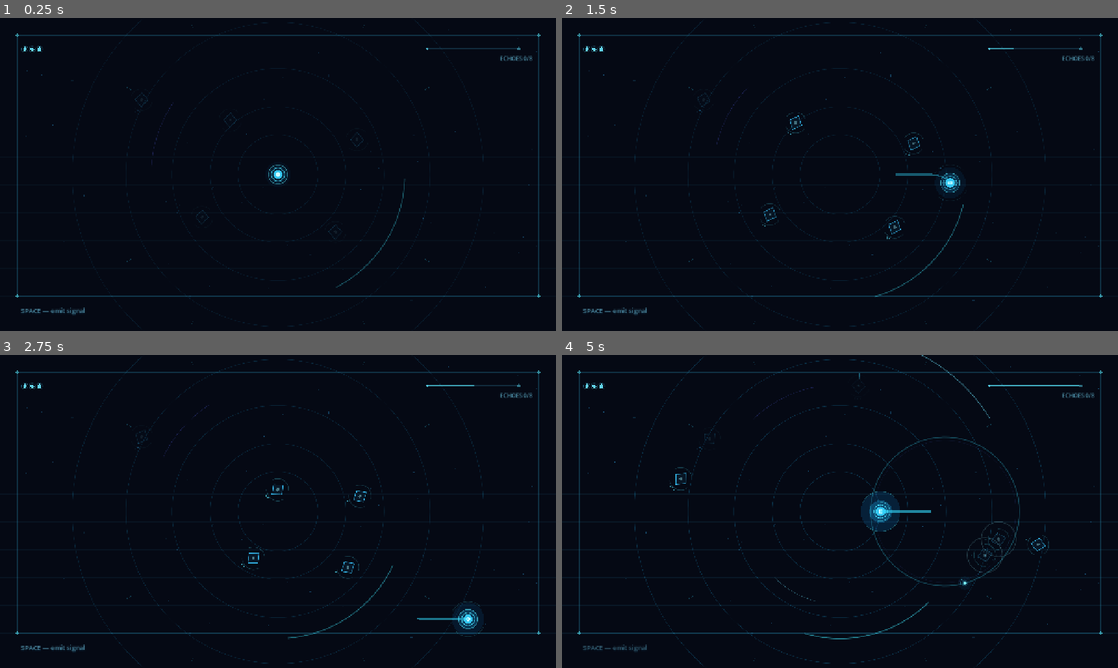
Above: before the commit, frames 1-4 (two rows, left to right).
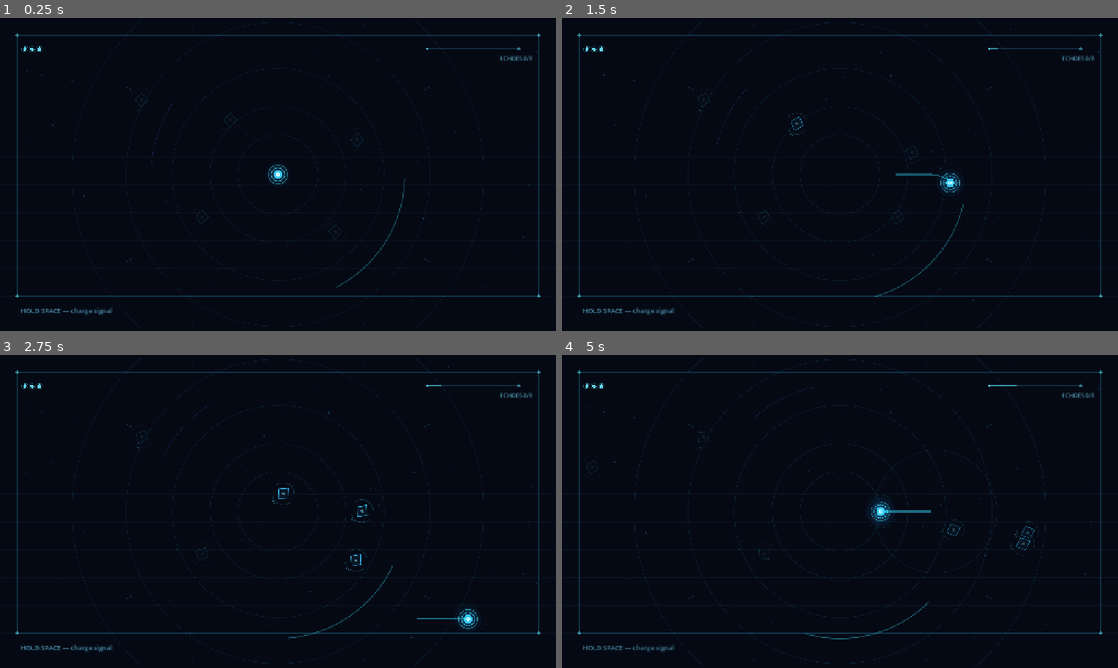
Above: after the commit, the same moments.

Repository: Gustavo-Wallace/hollow-signal
Game: Godot game, scene res://scenes/main.tscn
Same seed, same stepped clock (60 frames per second), same inputs: the game is played once before the commit and once after it.
Inputs:
- Up to frame 1 (0.25 s): no input
- Up to frame 2 (1.5 s): tap Enter (ui_accept) at 0.5 s; hold D (move_right) 0.53-1.28 s; hold Enter (ui_accept) 0.53-1.28 s; hold S (move_down) from 1.28 s (still down); tap R at 1.35 s
- Up to frame 3 (2.75 s): tap Enter (ui_accept) at 1.52, 1.55, 1.82 s; release S (move_down) at 2.03 s; hold D (move_right) from 2.03 s (still down); hold Enter (ui_accept) from 2.03 s (still down)
- Up to frame 4 (5 s): release D (move_right) at 2.78 s; release Enter (ui_accept) at 2.78 s; hold W (move_up) 2.78-3.53 s; tap R at 2.85, 4.35 s; tap Enter (ui_accept) at 3.02, 3.05, 3.32, 4.52, 4.55, 4.82 s; hold Enter (ui_accept) 3.53-4.28 s; hold A (move_left) from 3.53 s (still down)

The runs differ from the first frame. In frame 1, 0.2% of the frame differs, in the area x 3-21%, y 92-95%; in frame 2, 0.4%; in frame 3, 0.6%; in frame 4, 1.6%, in the area x 3-94%, y 0-95%.

Commit message:
variable-charge signal pulse

Diff:
--- a/scenes/main.tscn
+++ b/scenes/main.tscn
@@ -58,7 +58,7 @@
 theme_override_constants/shadow_offset_x = 1
 theme_override_constants/shadow_offset_y = 2
 theme_override_font_sizes/font_size = 15
-text = "SPACE — emit signal"
+text = "HOLD SPACE — charge signal"
 
 [node name="EchoCounter" type="Label" parent="Interface" unique_id=622364376]
 offset_left = 984.0
--- a/scripts/arena.gd
+++ b/scripts/arena.gd
@@ -43,13 +43,16 @@
 	queue_redraw()
 
 
-func emit_pulse(origin: Vector2) -> void:
+func emit_pulse(origin: Vector2, charge_ratio: float) -> void:
+	if not is_playing():
+		return
 	var pulse := Node2D.new()
 	pulse.set_script(PULSE_SCRIPT)
 	pulse.position = origin
 	add_child(pulse)
-	camera_shake_time = 0.15
-	camera_shake_strength = 7.0
+	pulse.call("configure", charge_ratio)
+	camera_shake_time = lerpf(0.08, 0.18, charge_ratio)
+	camera_shake_strength = lerpf(2.0, 11.0, charge_ratio)
 
 
 func player_damaged() -> void:
--- a/scripts/echo_wraith.gd
+++ b/scripts/echo_wraith.gd
@@ -124,7 +124,7 @@
 	return true
 
 
-func receive_signal_pulse(origin: Vector2, force: float, damage: int) -> void:
+func receive_signal_pulse(origin: Vector2, force: float, damage: int, signal_stagger_scale: float = 1.0) -> void:
 	if dying:
 		return
 	var push_direction := origin.direction_to(global_position)
@@ -142,7 +142,7 @@
 		exposure_control = 0.72
 	var resistance_control := maxf(0.18, 1.0 - pulse_resistance * 0.74)
 	var dash_control := 0.14 if dash_state == DashState.DASHING else 1.0
-	var control_factor := exposure_control * resistance_control * dash_control
+	var control_factor := exposure_control * resistance_control * dash_control * signal_stagger_scale
 	reveal_time = maxf(reveal_time, REVEAL_DURATION + player_exposure * 0.8)
 	alert_time = maxf(alert_time, lerpf(ALERT_DURATION, 4.1, player_exposure) + progress_pressure * 0.65 + panic_bonus)
 	flash_amount = 1.0
--- a/scripts/player.gd
+++ b/scripts/player.gd
@@ -3,10 +3,14 @@
 const MAX_SPEED := 330.0
 const ACCELERATION := 1250.0
 const DECELERATION := 1650.0
-const PULSE_COOLDOWN := 0.82
+const QUICK_COOLDOWN := 0.42
+const BREAK_COOLDOWN := 1.05
+const CHARGE_FULL_TIME := 0.86
+const MAX_CHARGE_GRACE := 0.4
+const MAX_CHARGE_EXPOSURE_RATE := 0.12
+const MAX_CHARGE_TRACE_RATE := 0.55
 const MAX_HEALTH := 3
 const INVULNERABILITY_DURATION := 1.0
-const EXPOSURE_PER_PULSE := 0.31
 const EXPOSURE_DECAY := 0.05
 const TRACE_MOVE_THRESHOLD := 72.0
 const TRACE_WINDOW := 2.4
@@ -22,8 +26,12 @@
 var destroyed := false
 var trace_anchor := Vector2.ZERO
 var trace_time := 0.0
-var trace_pulses := 0
+var trace_value := 0.0
 var trace_locked := false
+var is_charging := false
+var charge_ratio := 0.0
+var max_charge_hold_time := 0.0
+var current_cooldown_length := QUICK_COOLDOWN
 @onready var trail: Line2D = $Trail
 @onready var signal_hint: Label = $"../Interface/SignalHint"
 
@@ -38,28 +46,27 @@
 
 func _process(delta: float) -> void:
 	if destroyed or not get_parent().is_playing():
+		_cancel_charge()
 		return
 	_move(delta)
 	_update_trail()
 	pulse_cooldown = maxf(0.0, pulse_cooldown - delta)
-	signal_hint.modulate.a = 0.28 + (1.0 - pulse_cooldown / PULSE_COOLDOWN) * 0.72
 	invulnerability_time = maxf(0.0, invulnerability_time - delta)
 	var progress_decay := lerpf(1.0, 0.62, get_parent().get_progress_ratio())
 	exposure = maxf(0.0, exposure - EXPOSURE_DECAY * progress_decay * delta)
 	damage_flash = maxf(0.0, damage_flash - delta * 3.5)
-	if Input.is_action_just_pressed("ui_accept") and pulse_cooldown <= 0.0:
-		get_parent().emit_pulse(global_position)
-		pulse_cooldown = PULSE_COOLDOWN
-		exposure = minf(1.0, exposure + EXPOSURE_PER_PULSE)
-		trace_pulses += 1
+	_update_signal_charge(delta)
 	_update_stationary_trace(delta)
+	signal_hint.modulate.a = 0.95 if is_charging else 0.28 + (1.0 - pulse_cooldown / current_cooldown_length) * 0.72
 	queue_redraw()
 
 
 func _move(delta: float) -> void:
 	var direction := Input.get_vector("move_left", "move_right", "move_up", "move_down")
+	var charge_speed_multiplier := lerpf(1.0, 0.6, charge_ratio) if is_charging else 1.0
+	var current_max_speed := MAX_SPEED * charge_speed_multiplier
 	if direction != Vector2.ZERO:
-		velocity = velocity.move_toward(direction * MAX_SPEED, ACCELERATION * delta)
+		velocity = velocity.move_toward(direction * current_max_speed, ACCELERATION * delta)
 	else:
 		velocity = velocity.move_toward(Vector2.ZERO, DECELERATION * delta)
 	global_position += velocity * delta
@@ -75,22 +82,56 @@
 	trail.default_color.a = 0.14 + minf(velocity.length() / MAX_SPEED, 1.0) * 0.28 + exposure * 0.18
 
 
+func _update_signal_charge(delta: float) -> void:
+	if Input.is_action_just_pressed("ui_accept") and pulse_cooldown <= 0.0:
+		is_charging = true
+		charge_ratio = 0.0
+		max_charge_hold_time = 0.0
+	if not is_charging:
+		return
+	if Input.is_action_pressed("ui_accept"):
+		charge_ratio = minf(1.0, charge_ratio + delta / CHARGE_FULL_TIME)
+		if charge_ratio >= 1.0:
+			max_charge_hold_time += delta
+			if max_charge_hold_time > MAX_CHARGE_GRACE:
+				exposure = minf(1.0, exposure + MAX_CHARGE_EXPOSURE_RATE * delta)
+				trace_value += MAX_CHARGE_TRACE_RATE * delta
+	elif Input.is_action_just_released("ui_accept"):
+		_emit_charged_signal()
+
+
+func _emit_charged_signal() -> void:
+	var signal_strength := maxf(0.08, charge_ratio)
+	get_parent().emit_pulse(global_position, signal_strength)
+	current_cooldown_length = lerpf(QUICK_COOLDOWN, BREAK_COOLDOWN, signal_strength)
+	pulse_cooldown = current_cooldown_length
+	exposure = minf(1.0, exposure + lerpf(0.1, 0.48, signal_strength))
+	trace_value += lerpf(0.28, 1.25, signal_strength)
+	_cancel_charge()
+
+
+func _cancel_charge() -> void:
+	is_charging = false
+	charge_ratio = 0.0
+	max_charge_hold_time = 0.0
+
+
 func _update_stationary_trace(delta: float) -> void:
 	if global_position.distance_to(trace_anchor) >= TRACE_MOVE_THRESHOLD:
 		trace_anchor = global_position
 		trace_time = 0.0
-		trace_pulses = 0
+		trace_value = 0.0
 		if trace_locked:
 			trace_locked = false
 			get_parent().clear_trace_lock()
 		return
 	trace_time += delta
-	if not trace_locked and trace_time >= TRACE_WINDOW and trace_pulses >= 3:
+	if not trace_locked and trace_time >= TRACE_WINDOW and trace_value >= 1.45:
 		trace_locked = true
 		get_parent().activate_trace_lock(global_position)
 	if not trace_locked and trace_time >= TRACE_WINDOW + 0.8:
 		trace_time = 0.0
-		trace_pulses = 0
+		trace_value = 0.0
 
 
 func take_damage(source_position: Vector2) -> void:
@@ -121,13 +162,21 @@
 
 func _draw() -> void:
 	var pulse := sin(Time.get_ticks_msec() * 0.003) * 0.5 + 0.5
-	var cooldown_progress := 1.0 - pulse_cooldown / PULSE_COOLDOWN
+	var cooldown_progress := 1.0 - pulse_cooldown / current_cooldown_length
 	var blink_alpha := 1.0 if invulnerability_time <= 0.0 else 0.38 + 0.62 * absf(sin(Time.get_ticks_msec() * 0.018))
-	var aura_radius := 28.0 + pulse * 3.0 + exposure * 18.0
-	draw_circle(Vector2.ZERO, aura_radius, Color(0.05, 0.5, 0.82, (0.055 + exposure * 0.14) * blink_alpha))
+	var charge_pulse := sin(Time.get_ticks_msec() * (0.004 + charge_ratio * 0.008)) * 0.5 + 0.5
+	var aura_radius := 28.0 + pulse * 3.0 + exposure * 18.0 + charge_ratio * 12.0
+	draw_circle(Vector2.ZERO, aura_radius, Color(0.05, 0.5, 0.82, (0.055 + exposure * 0.14 + charge_ratio * 0.08) * blink_alpha))
 	draw_circle(Vector2.ZERO, 19.0 + pulse * 2.0 + exposure * 7.0, Color(0.1, 0.72, 1.0, (0.12 + exposure * 0.16) * blink_alpha))
 	draw_arc(Vector2.ZERO, 15.0, 0.0, TAU, 48, Color(0.3, 0.9, 1.0, (0.72 + exposure * 0.2) * blink_alpha), 1.2, true)
 	draw_arc(Vector2.ZERO, 22.0, -PI * 0.5, -PI * 0.5 + TAU * cooldown_progress, 32, Color(0.35, 0.93, 1.0, 0.52 * blink_alpha), 1.3, true)
+	if is_charging:
+		var charge_alpha := (0.42 + charge_ratio * 0.48) * blink_alpha
+		draw_arc(Vector2.ZERO, 27.0, -PI * 0.5, -PI * 0.5 + TAU * charge_ratio, 44, Color(0.45, 0.95, 1.0, charge_alpha), 2.0, true)
+		draw_arc(Vector2.ZERO, 32.0 + charge_pulse * 2.0, PI * 0.1, PI * 0.1 + TAU * charge_ratio * 0.55, 32, Color(0.3, 0.82, 1.0, charge_alpha * 0.56), 1.0, true)
+		for angle in [0.0, TAU / 3.0, TAU * 2.0 / 3.0]:
+			var direction := Vector2.RIGHT.rotated(angle + Time.get_ticks_msec() * 0.0015)
+			draw_line(direction * (42.0 - charge_ratio * 12.0), direction * 29.0, Color(0.42, 0.92, 1.0, charge_alpha * charge_ratio), 1.0, true)
 	if exposure > 0.05:
 		draw_arc(Vector2.ZERO, 34.0 + pulse * 5.0 + exposure * 12.0, 0.45, 2.35, 24, Color(0.3, 0.92, 1.0, exposure * 0.38 * blink_alpha), 1.0, true)
 		draw_arc(Vector2.ZERO, 34.0 + pulse * 5.0 + exposure * 12.0, 3.6, 5.5, 24, Color(0.3, 0.92, 1.0, exposure * 0.38 * blink_alpha), 1.0, true)
--- a/scripts/pulse.gd
+++ b/scripts/pulse.gd
@@ -1,16 +1,33 @@
 extends Node2D
 
-const LIFETIME := 0.72
-const MAX_RADIUS := 230.0
-const SIGNAL_FORCE := 132.0
-const SIGNAL_DAMAGE := 1
+const QUICK_RADIUS := 150.0
+const BREAK_RADIUS := 275.0
+const QUICK_LIFETIME := 0.46
+const BREAK_LIFETIME := 0.82
+const QUICK_FORCE := 52.0
+const BREAK_FORCE := 170.0
 
 var age := 0.0
 var affected_targets: Array[Node2D] = []
+var charge_ratio := 0.5
+var lifetime := 0.65
+var max_radius := 215.0
+var signal_force := 110.0
+var signal_damage := 1
+var stagger_scale := 0.7
 
 
 func _ready() -> void:
 	process_mode = Node.PROCESS_MODE_PAUSABLE
+
+
+func configure(charge: float) -> void:
+	charge_ratio = clampf(charge, 0.0, 1.0)
+	lifetime = lerpf(QUICK_LIFETIME, BREAK_LIFETIME, charge_ratio)
+	max_radius = lerpf(QUICK_RADIUS, BREAK_RADIUS, charge_ratio)
+	signal_force = lerpf(QUICK_FORCE, BREAK_FORCE, charge_ratio)
+	signal_damage = 2 if charge_ratio >= 0.75 else 1
+	stagger_scale = lerpf(0.3, 1.0, charge_ratio)
 
 
 func _process(delta: float) -> void:
@@ -20,23 +37,26 @@
 	age += delta
 	_apply_signal_to_reached_targets()
 	queue_redraw()
-	if age >= LIFETIME:
+	if age >= lifetime:
 		queue_free()
 
 
 func _apply_signal_to_reached_targets() -> void:
-	var radius := ease(clampf(age / LIFETIME, 0.0, 1.0), 0.72) * MAX_RADIUS
+	var radius := ease(clampf(age / lifetime, 0.0, 1.0), 0.72) * max_radius
 	for target in get_tree().get_nodes_in_group("echo_wraith"):
 		if target is Node2D and target not in affected_targets and global_position.distance_to(target.global_position) <= radius:
 			affected_targets.append(target)
-			var distance_ratio := global_position.distance_to(target.global_position) / MAX_RADIUS
+			var distance_ratio := global_position.distance_to(target.global_position) / max_radius
 			var force_falloff := lerpf(0.92, 0.42, distance_ratio)
-			target.receive_signal_pulse(global_position, SIGNAL_FORCE * force_falloff, SIGNAL_DAMAGE)
+			target.receive_signal_pulse(global_position, signal_force * force_falloff, signal_damage, stagger_scale)
 
 
 func _draw() -> void:
-	var progress := clampf(age / LIFETIME, 0.0, 1.0)
-	var radius := ease(progress, 0.72) * MAX_RADIUS
-	var alpha := (1.0 - progress) * 0.72
-	draw_arc(Vector2.ZERO, radius, 0.0, TAU, 80, Color(0.22, 0.88, 1.0, alpha), 2.0, true)
-	draw_arc(Vector2.ZERO, maxf(0.0, radius - 8.0), 0.0, TAU, 80, Color(0.34, 0.45, 1.0, alpha * 0.35), 1.0, true)
+	var progress := clampf(age / lifetime, 0.0, 1.0)
+	var radius := ease(progress, 0.72) * max_radius
+	var alpha := (1.0 - progress) * (0.42 + charge_ratio * 0.34)
+	var width := lerpf(1.0, 3.0, charge_ratio)
+	draw_arc(Vector2.ZERO, radius, 0.0, TAU, 80, Color(0.22, 0.88, 1.0, alpha), width, true)
+	draw_arc(Vector2.ZERO, maxf(0.0, radius - 8.0 - charge_ratio * 5.0), 0.0, TAU, 80, Color(0.34, 0.45, 1.0, alpha * 0.35), 1.0 + charge_ratio, true)
+	if charge_ratio >= 0.75:
+		draw_arc(Vector2.ZERO, radius + 9.0, 0.0, TAU, 80, Color(0.46, 0.94, 1.0, alpha * 0.5), 1.2, true)
